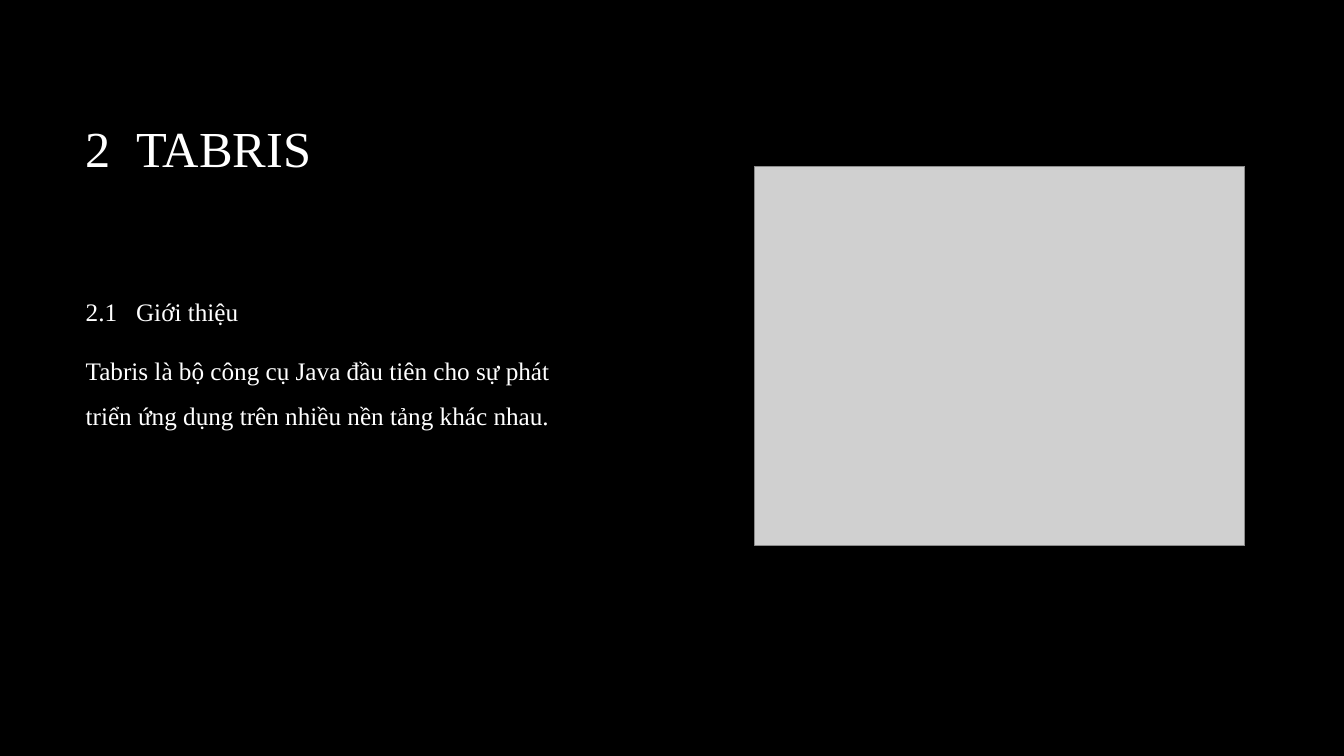
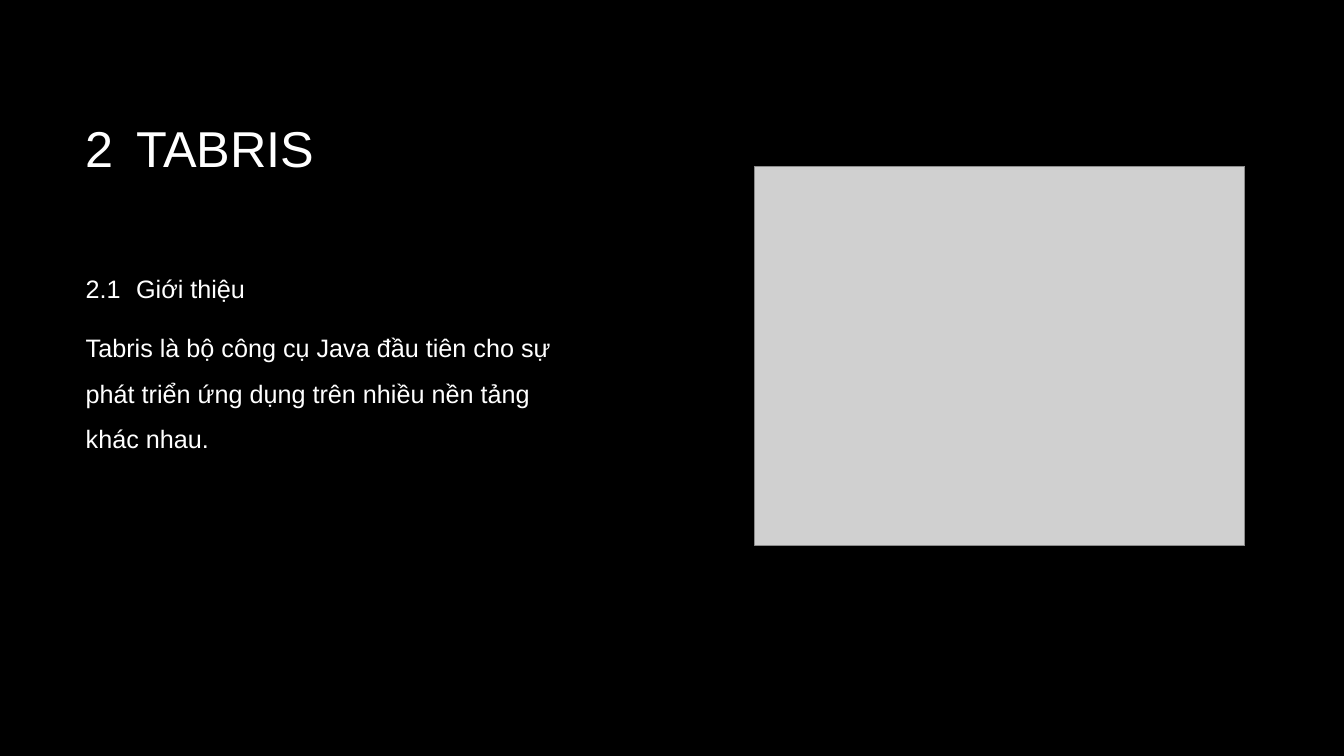
Before and after one commit to sonnv56/Mon-CVDHD-2014, a slide deck: slide 4 of Trinh_Van_Thu/Native Cross-Platform Apps with Tabris.pptx. Drawn at 1344x756 pixels with LibreOffice and Linux fonts; fonts in the diff are those of the drawing; grey boxes stand for pictures; background and template pictures are left out. Boxes give left, top, right and bottom in pixels: in the first picture for what was removed or moved away, otherwise in the second. Text is boxed around its words. In the diff, an @@ line names an element or a change of style, - is before the commit and + after.

Commit message:
edit font

```diff
--- a/Trinh_Van_Thu/Native Cross-Platform Apps with Tabris.pptx
+++ b/Trinh_Van_Thu/Native Cross-Platform Apps with Tabris.pptx
@@ title "2 TABRIS" at (86,131,314,168): font Times New Roman to Arial @@
@@ text "2.1 Giới thiệu" at (86,279,550,449): font Times New Roman to Arial @@
```
Also in this commit, not shown: 5 other slides changed.
